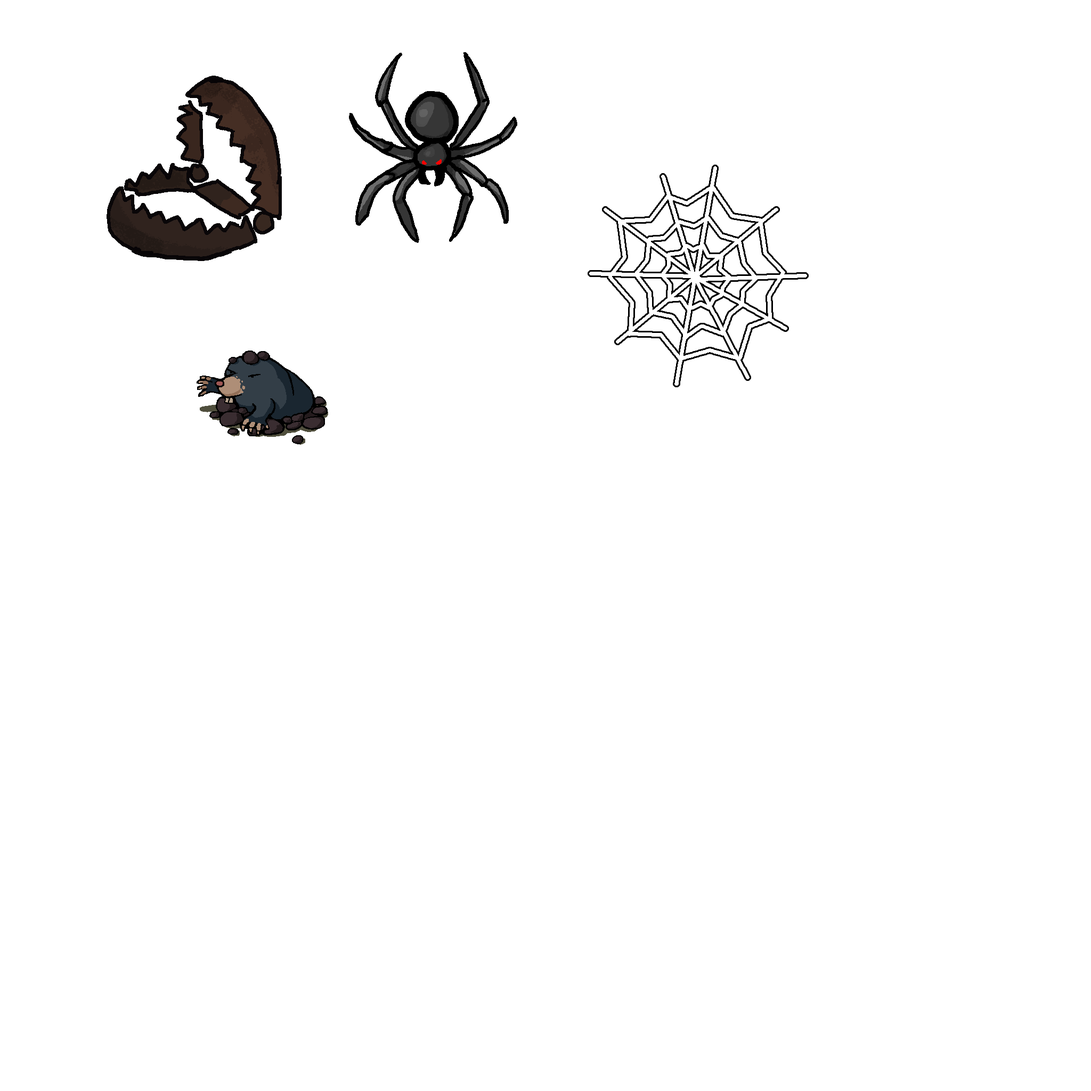
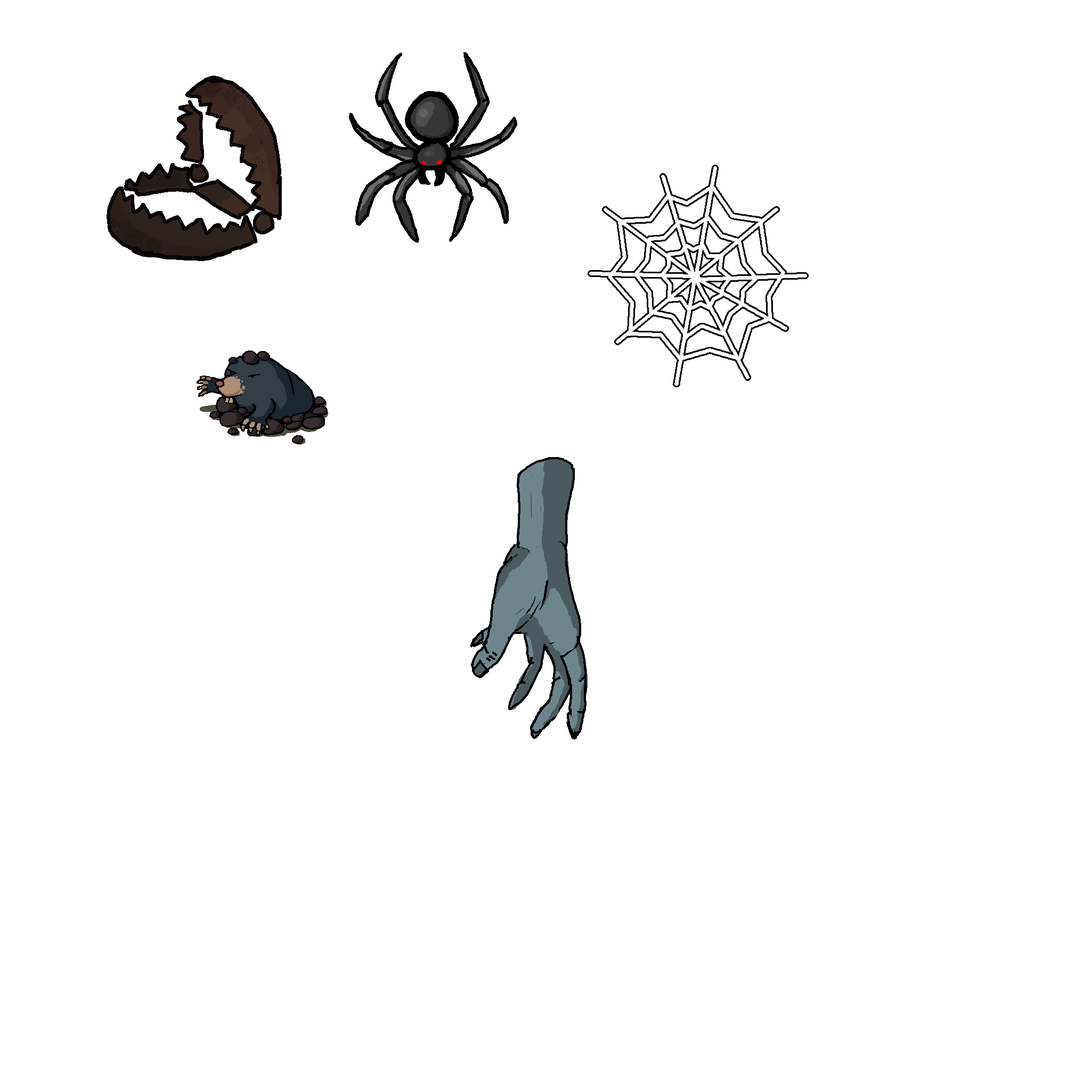
Comparing the layer stacks of the two 1091px x 1091px images. Changes:
added layer "Layer 8" above "Layer 10" over [470, 457, 588, 741]
added layer "Layer 10" above "Layer 7" over [472, 457, 588, 740]
added layer "Layer 11" above "Layer 1" over [479, 457, 577, 733]
